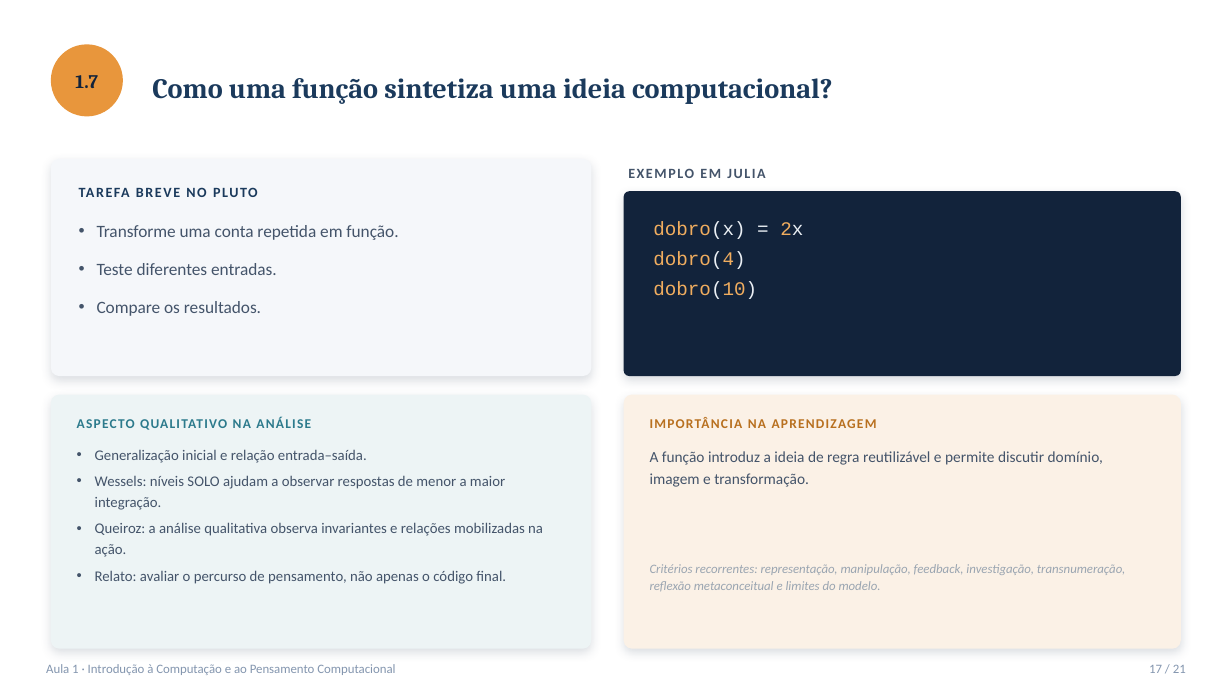
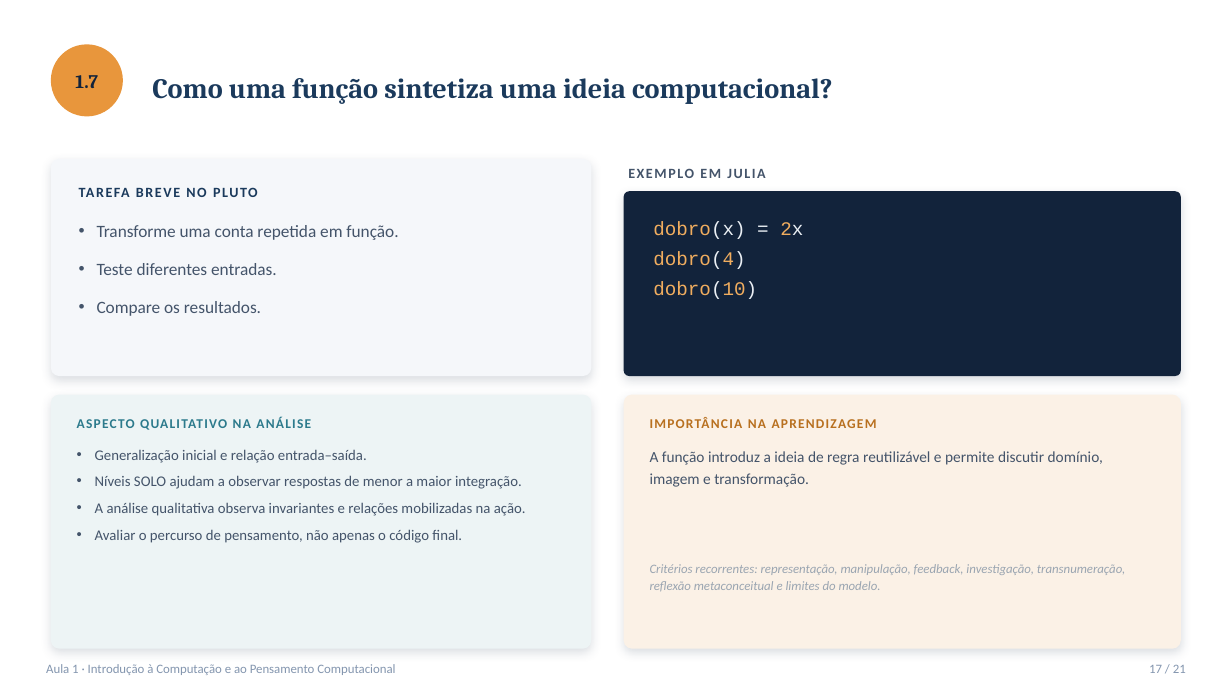
Before and after one commit to anaemilia/pensamento-computacional, a slide deck: slide 17 of Aula01_Introducao_a_Computacao_e_ao_Pensamento_Computacional/Aula01_Teoria.pptx. Drawn at 1232x693 pixels with LibreOffice and Linux fonts; fonts in the diff are those of the drawing. Boxes give left, top, right and bottom in pixels: in the first picture for what was removed or moved away, otherwise in the second. Text is boxed around its words. In the diff, an @@ line names an element or a change of style, - is before the commit and + after.

Commit message:
Remove rotulos de nomes (Wessels:, Queiroz:, Relato:) dos slides de tarefas das Aulas 1-9 e do material de apoio

```diff
--- a/Aula01_Introducao_a_Computacao_e_ao_Pensamento_Computacional/Aula01_Teoria.pptx
+++ b/Aula01_Introducao_a_Computacao_e_ao_Pensamento_Computacional/Aula01_Teoria.pptx
@@ text at box(95, 475, 526, 543): text changed @@
-• Wessels: níveis SOLO ajudam a observar respostas de menor a maior integração.
-• Queiroz: a análise qualitativa observa invariantes e relações mobilizadas na ação.
-• Relato: avaliar o percurso de pensamento, não apenas o código final.
+• Níveis SOLO ajudam a observar respostas de menor a maior integração.
+• A análise qualitativa observa invariantes e relações mobilizadas na ação.
+• Avaliar o percurso de pensamento, não apenas o código final.
```
Also in this commit, not shown: 9 other slides changed, 22 other files.
